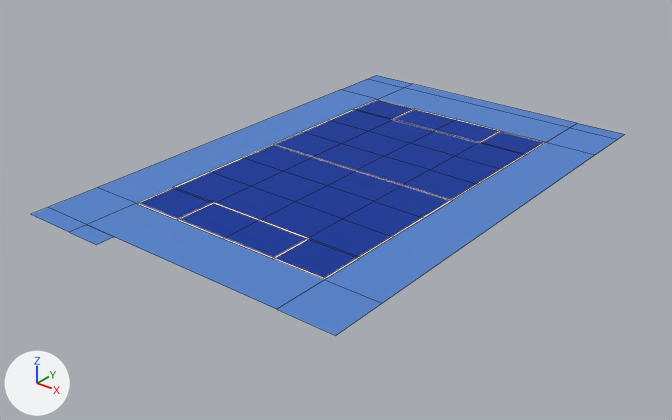
Two versions of the Blender file assets/buildings/football.blend, one commit apart.
Camera for both pictures: a 50 mm lens placed at (55.3, -72.6, 39.5), pointed at (-0.2, -3.2, -3.5). The axes (+X, +Y, +Z) are drawn at lower left. The lights are the same throughout. The older version comes first. Mesh edges are drawn as thin lines.
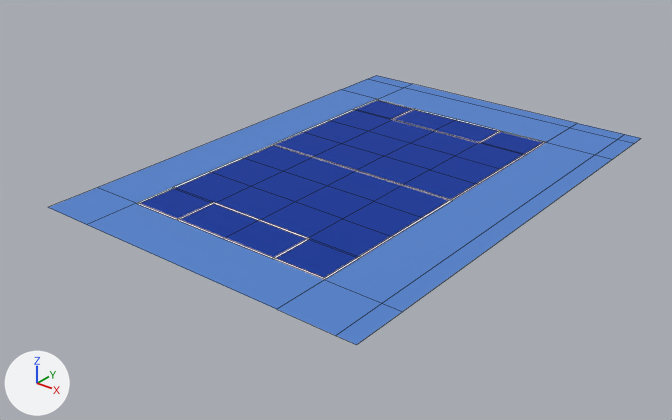
Pixel boxes (x1, y1, x2, y2) of what changed, in the pictures (672 x 420 px):
'Plane', reshaped: before (30, 75, 625, 336); after (48, 75, 641, 345)
part 1 of me_plane, added: after (336, 135, 641, 345)
part 2 of me_plane, deleted (blue): before (30, 208, 113, 245)

What the commit changed:
me_plane is used by ob_plane; location (0.0, 0.0, 0.0); scale (8.0, 8.0, 2.0).
Verts and faces of me_plane; kept vertices keep their numbers, new ones are numbered from 134.
Before the commit, vertices of me_plane: 118 (2.25, 2.5, 0.0) at pixel (595, 154), 119 (2.25, 3.25, 0.0) at pixel (617, 139), 120 (2.25, -2.5, 0.0) at pixel (382, 303), 125 (2.25, -3.25, 0.0) at pixel (335, 335), 132 (2.25, 3.5, 0.0) at pixel (624, 134).
Before the commit, vertices of me_plane: 123 (-1.5, -3.25, 0.0) at pixel (86, 224), 124 (-2.25, -3.25, 0.0) at pixel (47, 207), 126 (-1.5, -3.5, 0.0) at pixel (69, 232), 127 (-2.25, -3.5, 0.0) at pixel (30, 214), 128 (-1.0, -3.25, 0.0) at pixel (114, 236).
Before the commit, vertices of me_plane: 129 (-1.0, -3.5, 0.0) at pixel (96, 244).
me_plane had 134 vertices, 103 faces and spanned x -2.25..2.25, y -3.5..3.5, z 0.0.
me_plane now has 135 vertices, 105 faces and spans x -2.25..2.5, y -3.25..3.5, z 0.0.
Part 1, on me_plane:
New vertices 134 to 138 stand at vertices 118, 119, 120, 125, 132, in that order, plus (0.25, 0.0, 0.0).
New faces: (120, 125, 137, 136), (119, 135, 138, 132), (118, 134, 135, 119), (118, 120, 136, 134) (mat_exterior (blue #5582cc)).
Part 2, on me_plane:
Vertices deleted: 126 to 129 (with the faces that use them).
